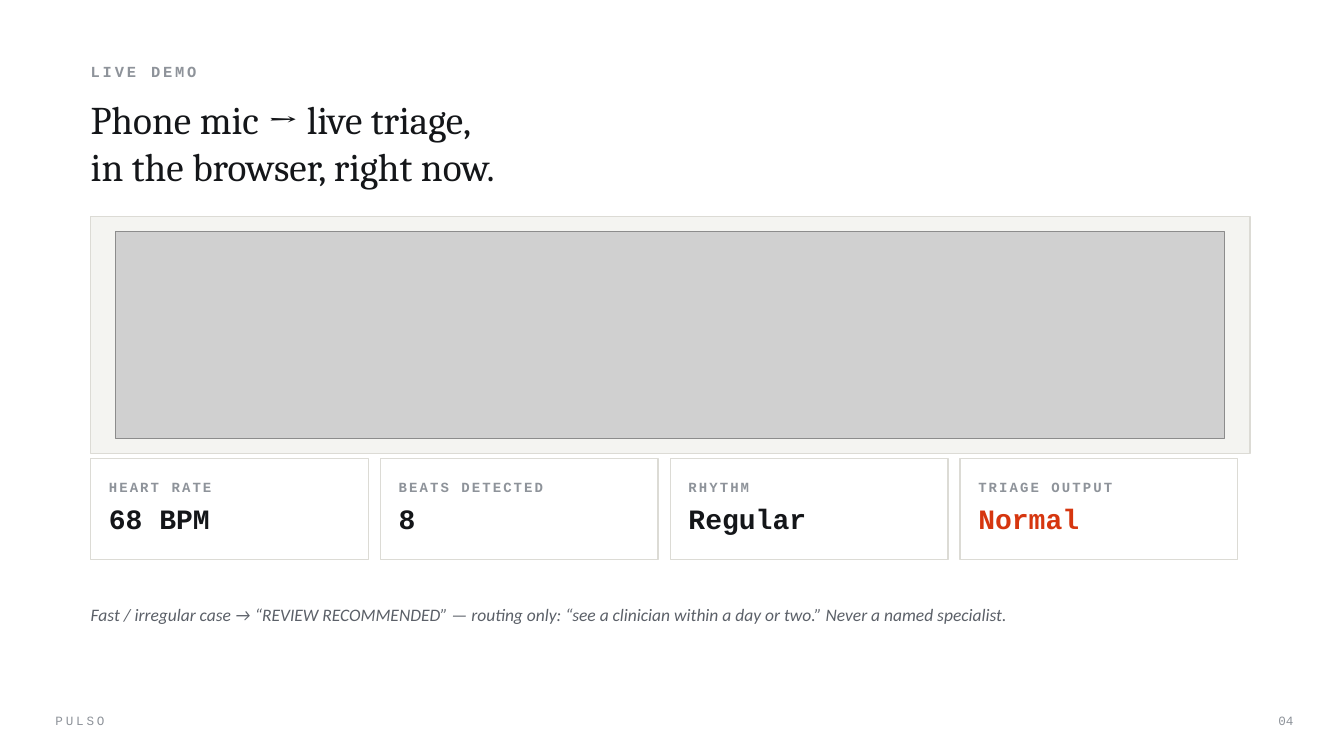
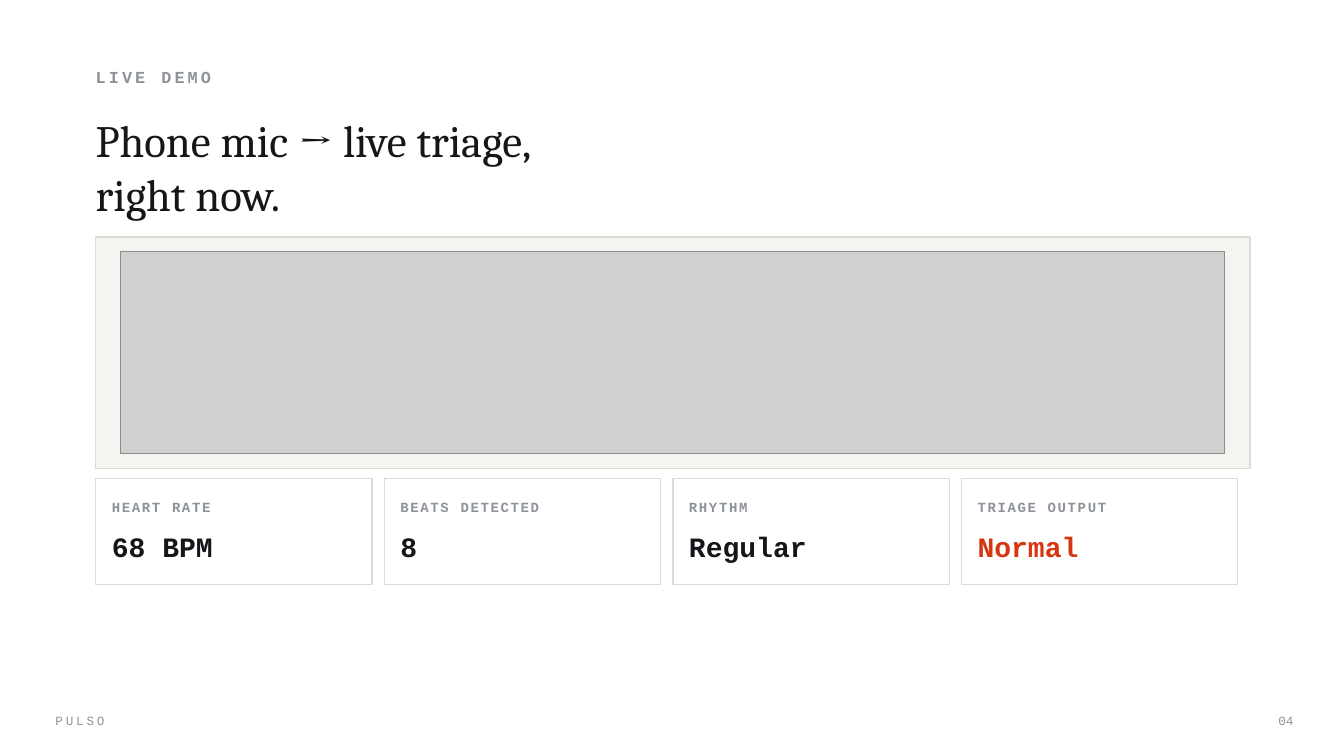
Before and after one commit to Davuddevelop/Pulso, a slide deck: slide 4 of presentation/Pulso_Pitch_Deck.pptx. Drawn at 1344x756 pixels with LibreOffice and Linux fonts; fonts in the diff are those of the drawing; grey boxes stand for pictures; background and template pictures are left out. Boxes give left, top, right and bottom in pixels: in the first picture for what was removed or moved away, otherwise in the second. Text is boxed around its words. In the diff, an @@ line names an element or a change of style, - is before the commit and + after.

```diff
--- a/presentation/Pulso_Pitch_Deck.pptx
+++ b/presentation/Pulso_Pitch_Deck.pptx
@@ text "LIVE DEMO" at [96, 72, 211, 83]: size 11 to 12 pt, letter spacing 2 to 2.2 pt @@
@@ vertical alignment top to middle in 5 elements at [978, 537, 1079, 558], [689, 537, 807, 563], [400, 538, 417, 558], [112, 538, 212, 558], [96, 126, 532, 221] @@
@@ text at [96, 126, 532, 167]: size 28 to 32 pt in "Phone mic → live triage," @@
@@ text at [96, 180, 280, 221]: text changed; size 28 to 32 pt @@
-in the browser, right now.
+right now.
@@ rectangle: place and size @@
-rectangle at [91, 217, 1250, 454]
+rectangle at [96, 237, 1250, 469]
@@ picture: place and size @@
-picture at [116, 232, 1225, 439]
+picture at [121, 252, 1225, 454]
@@ rectangle: place and size @@
-rectangle at [91, 459, 368, 560]
+rectangle at [96, 479, 372, 585]
@@ rectangle: place and size @@
-rectangle at [380, 459, 657, 560]
+rectangle at [384, 479, 660, 585]
@@ rectangle: place and size @@
-rectangle at [670, 459, 948, 560]
+rectangle at [673, 479, 949, 585]
@@ rectangle: place and size @@
-rectangle at [961, 459, 1238, 560]
+rectangle at [962, 479, 1238, 585]
@@ letter spacing 1.5 to 1.2 pt in 4 elements at [978, 503, 1107, 512], [689, 503, 748, 512], [400, 503, 540, 512], [112, 503, 210, 512] @@
@@ text "HEART RATE": place and size @@
-text "HEART RATE" at [109, 483, 212, 492]
+text "HEART RATE" at [112, 503, 210, 512]
@@ text "BEATS DETECTED": place and size @@
-text "BEATS DETECTED" at [399, 483, 543, 492]
+text "BEATS DETECTED" at [400, 503, 540, 512]
@@ text "RHYTHM": place and size @@
-text "RHYTHM" at [688, 483, 749, 492]
+text "RHYTHM" at [689, 503, 748, 512]
@@ text "TRIAGE OUTPUT": place and size @@
-text "TRIAGE OUTPUT" at [978, 483, 1112, 492]
+text "TRIAGE OUTPUT" at [978, 503, 1107, 512]
@@ text "68 BPM": place and size @@
-text "68 BPM" at [109, 510, 209, 530]
+text "68 BPM" at [112, 538, 212, 558]
@@ text "8": place and size @@
-text "8" at [399, 510, 416, 530]
+text "8" at [400, 538, 417, 558]
@@ text "Regular": place and size @@
-text "Regular" at [688, 509, 806, 535]
+text "Regular" at [689, 537, 807, 563]
@@ text "Normal": place and size @@
-text "Normal" at [978, 509, 1079, 530]
+text "Normal" at [978, 537, 1079, 558]
@@ text removed at [91, 608, 1006, 624] @@
-Fast / irregular case → “REVIEW RECOMMENDED” — routing only: “see a clinician within a day or two.” Never a named specialist.
```
Also in this commit, not shown: 7 other slides changed, 2 slides added, 3 slides removed.
